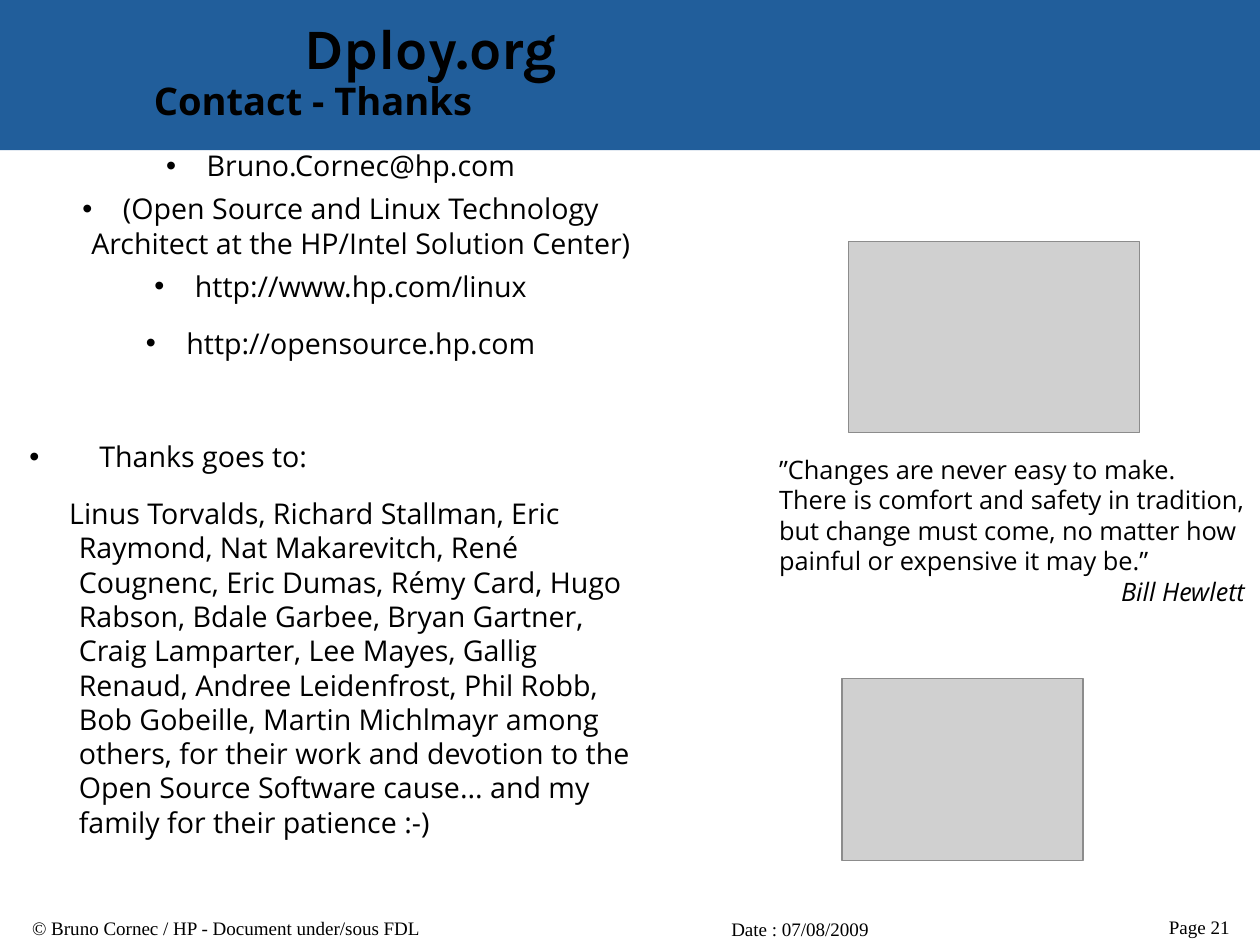
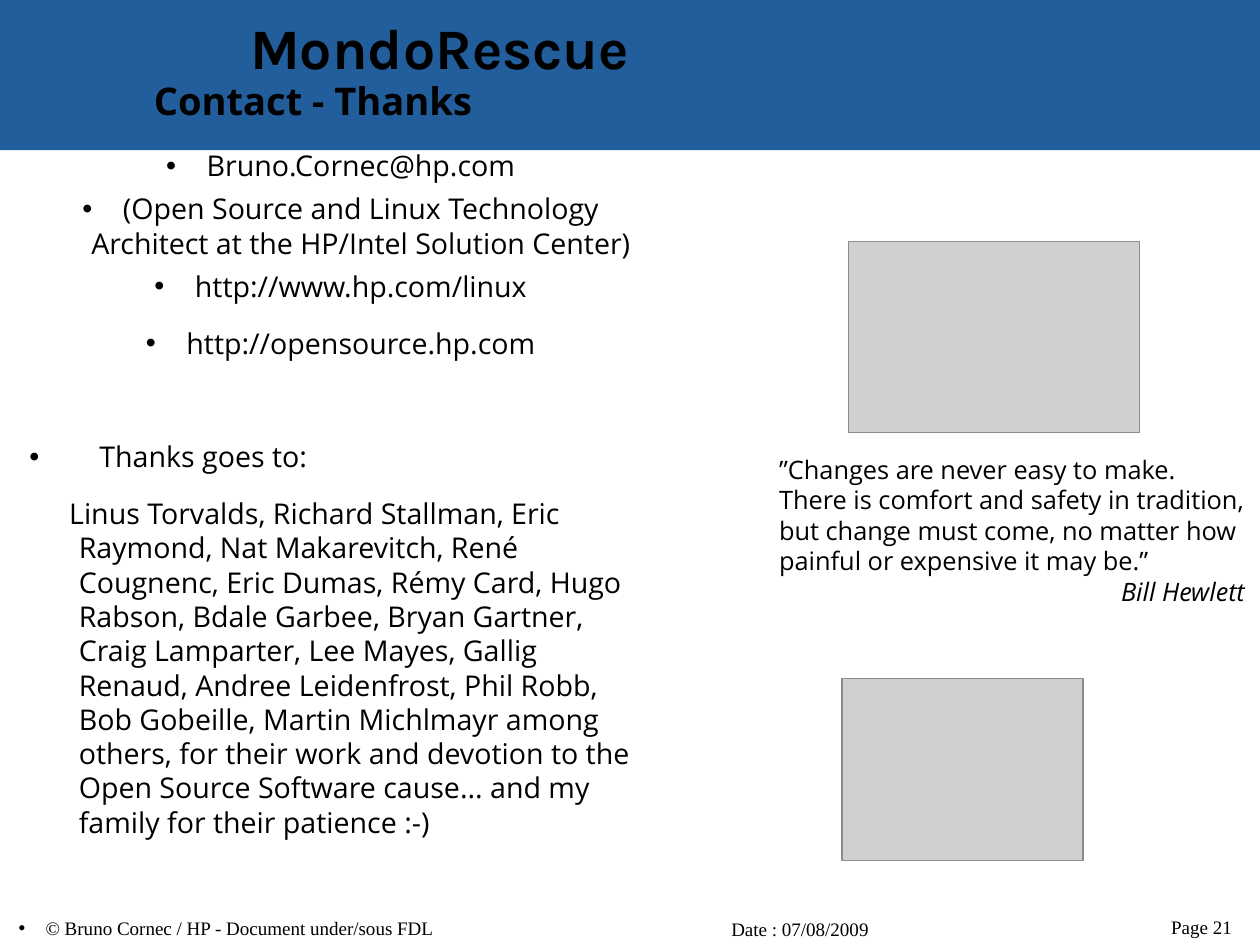
Before and after one commit to vir/mondo-rescue, a slide deck: slide 21 of mondo-doc/mondo-presentation.odp. Drawn at 1260x945 pixels with LibreOffice and Linux fonts; fonts in the diff are those of the drawing; grey boxes stand for pictures; background and template pictures are left out. Boxes give left, top, right and bottom in pixels: in the first picture for what was removed or moved away, otherwise in the second. Text is boxed around its words. In the diff, an @@ line names an element or a change of style, - is before the commit and + after.

Commit message:
r3221@localhost:  bruno | 2009-07-11 02:14:04 +0200  - Updated MondoRescue presentation for RMLL 2009

```diff
--- a/mondo-doc/mondo-presentation.odp
+++ b/mondo-doc/mondo-presentation.odp
@@ text at (250, 30, 629, 70): text changed @@
-Dploy.org
+MondoRescue
@@ text "© Bruno Cornec / HP ..." at (65, 921, 433, 936): bullet none to • @@
```
